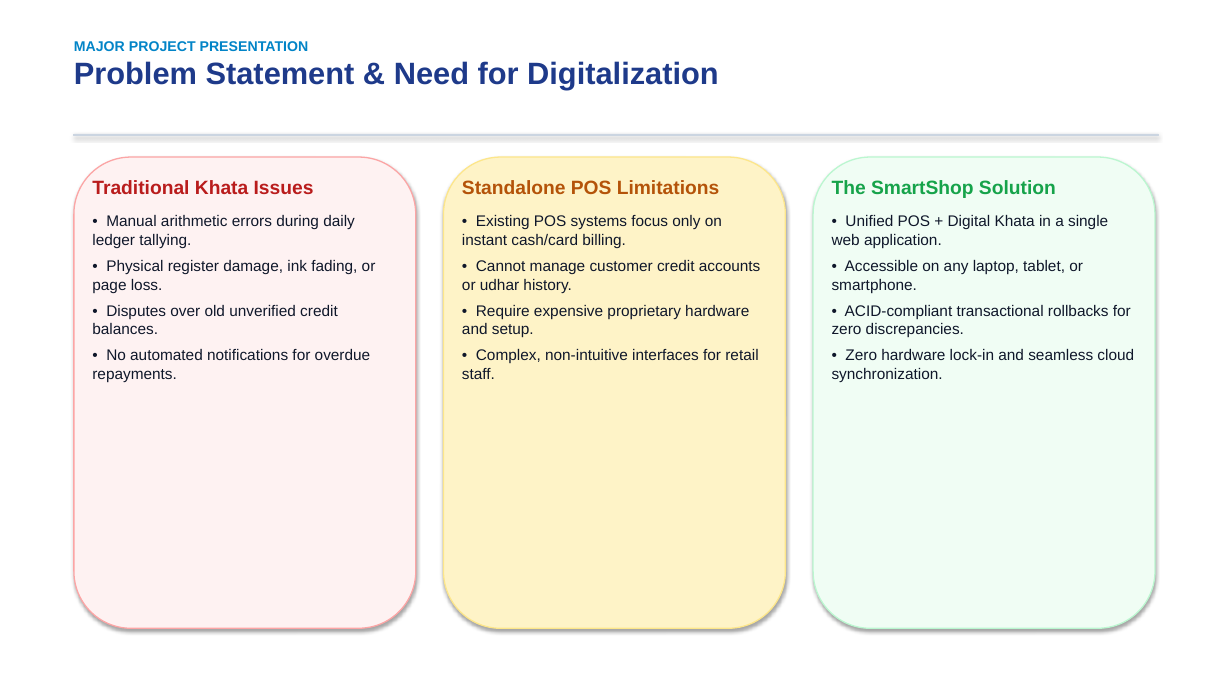
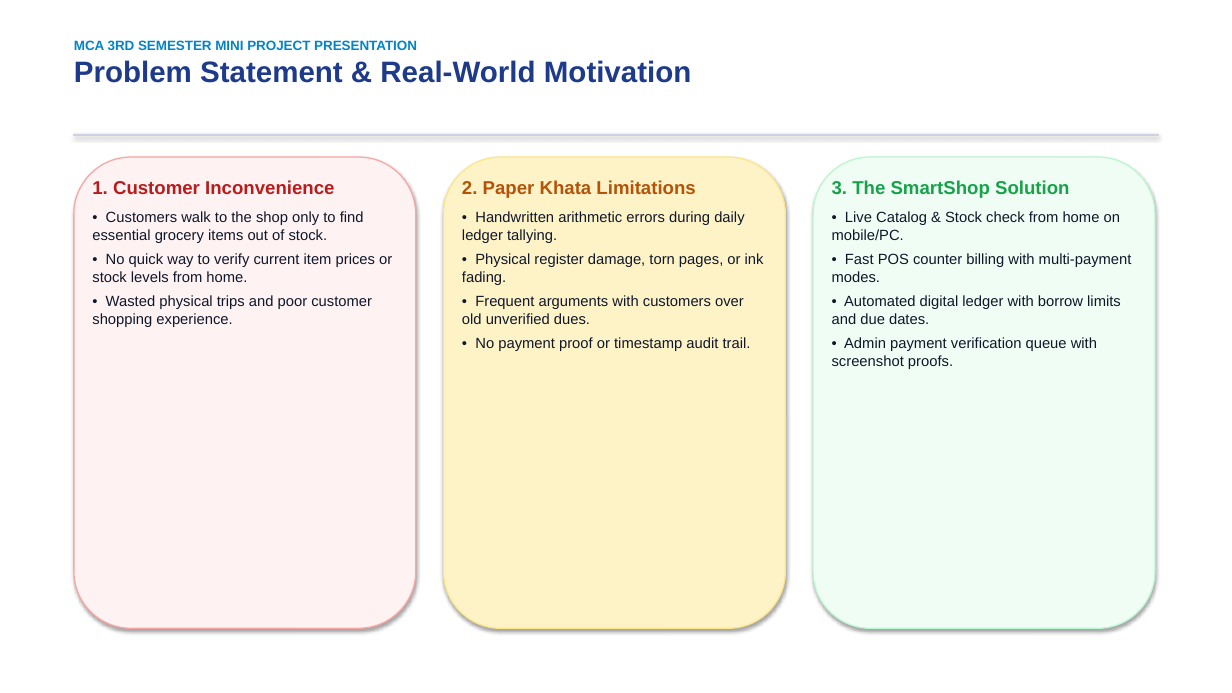
Before and after one commit to Ajitsingh57/SmartShop, a slide deck: slide 3 of docs/SmartShop_Project_Presentation.pptx. Drawn at 1232x693 pixels with LibreOffice and Linux fonts; fonts in the diff are those of the drawing. Boxes give left, top, right and bottom in pixels: in the first picture for what was removed or moved away, otherwise in the second. Text is boxed around its words. In the diff, an @@ line names an element or a change of style, - is before the commit and + after.

```diff
--- a/docs/SmartShop_Project_Presentation.pptx
+++ b/docs/SmartShop_Project_Presentation.pptx
@@ text at box(74, 40, 691, 83): text changed; size 24 to 10.5 pt; text colour #1E3A8A to #0284C7 @@
-MAJOR PROJECT PRESENTATION
-Problem Statement & Need for Digitalization
+MCA 3RD SEMESTER MINI PROJECT PRESENTATION
+Problem Statement & Real-World Motivation
@@ text at box(92, 180, 392, 327): text changed; size 12 to 11.5 pt @@
-Traditional Khata Issues
-• Manual arithmetic errors during daily ledger tallying.
-• Physical register damage, ink fading, or page loss.
-• Disputes over old unverified credit balances.
-• No automated notifications for overdue repayments.
+1. Customer Inconvenience
+• Customers walk to the shop only to find essential grocery items out of stock.
+• No quick way to verify current item prices or stock levels from home.
+• Wasted physical trips and poor customer shopping experience.
@@ text at box(462, 180, 764, 351): text changed; size 12 to 11.5 pt @@
-Standalone POS Limitations
-• Existing POS systems focus only on instant cash/card billing.
-• Cannot manage customer credit accounts or udhar history.
-• Require expensive proprietary hardware and setup.
-• Complex, non-intuitive interfaces for retail staff.
+2. Paper Khata Limitations
+• Handwritten arithmetic errors during daily ledger tallying.
+• Physical register damage, torn pages, or ink fading.
+• Frequent arguments with customers over old unverified dues.
+• No payment proof or timestamp audit trail.
@@ text at box(832, 180, 1132, 369): text changed; size 12 to 11.5 pt @@
-The SmartShop Solution
-• Unified POS + Digital Khata in a single web application.
-• Accessible on any laptop, tablet, or smartphone.
-• ACID-compliant transactional rollbacks for zero discrepancies.
-• Zero hardware lock-in and seamless cloud synchronization.
+3. The SmartShop Solution
+• Live Catalog & Stock check from home on mobile/PC.
+• Fast POS counter billing with multi-payment modes.
+• Automated digital ledger with borrow limits and due dates.
+• Admin payment verification queue with screenshot proofs.
```
Also in this commit, not shown: 13 other slides changed, 16 other files.
